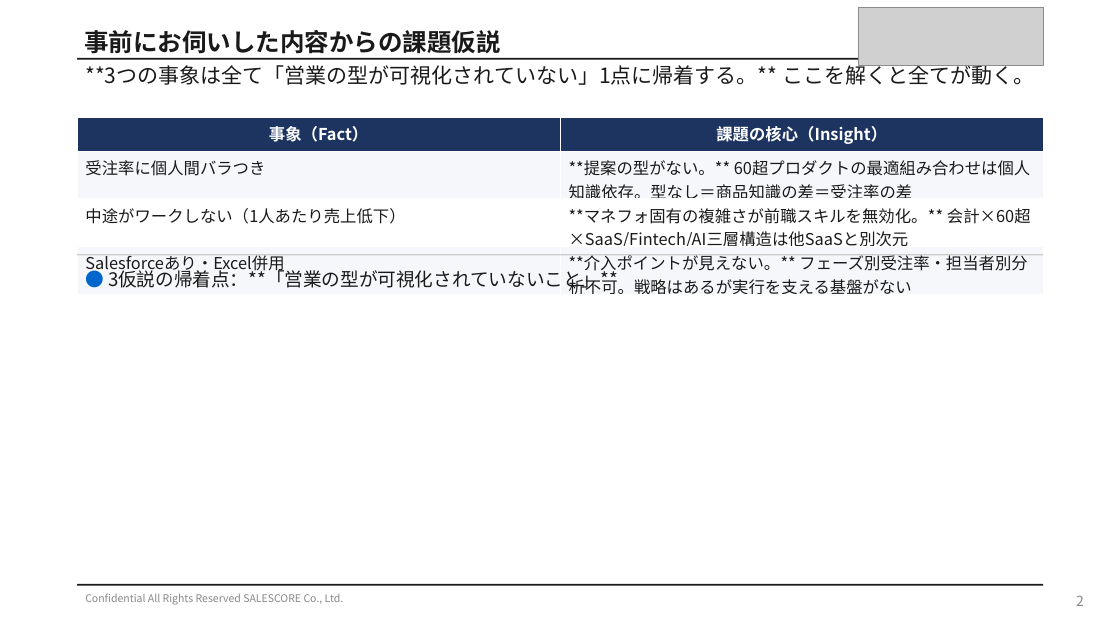
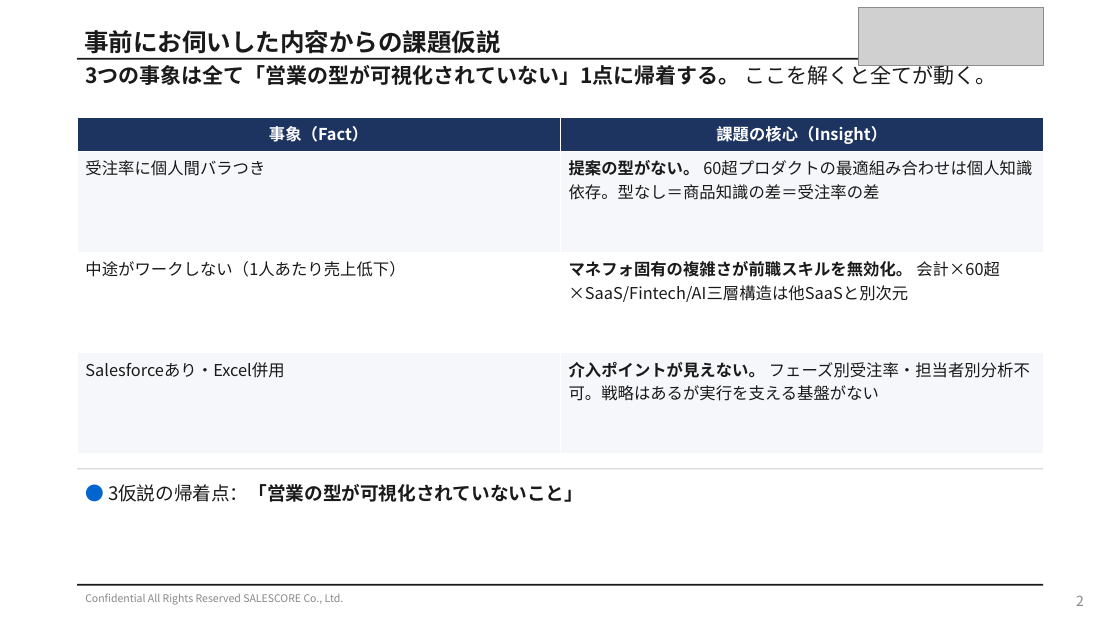
Before and after one commit to shintanagami-netizen/-, a slide deck: slide 2 of slides_p10_p12.pptx. Drawn at 1120x630 pixels with LibreOffice and Linux fonts; fonts in the diff are those of the drawing; grey boxes stand for pictures. Boxes give left, top, right and bottom in pixels: in the first picture for what was removed or moved away, otherwise in the second. Text is boxed around its words. In the diff, an @@ line names an element or a change of style, - is before the commit and + after.

```diff
--- a/slides_p10_p12.pptx
+++ b/slides_p10_p12.pptx
@@ text at [85, 63, 996, 85]: text changed; bold on @@
-**3つの事象は全て「営業の型が可視化されていない」1点に帰着する。** ここを解くと全てが動く。
+3つの事象は全て「営業の型が可視化されていない」1点に帰着する。 ここを解くと全てが動く。
@@ table at [77, 118, 1044, 454] @@
-row 2, column 2: **提案の型がない。** 60超プロダクトの最適組み合わせは個人知識依存。型なし＝商品知識の差＝受注率の差
+row 2, column 2: 提案の型がない。 60超プロダクトの最適組み合わせは個人知識依存。型なし＝商品知識の差＝受注率の差
-row 3, column 2: **マネフォ固有の複雑さが前職スキルを無効化。** 会計×60超×SaaS/Fintech/AI三層構造は他SaaSと別次元
+row 3, column 2: マネフォ固有の複雑さが前職スキルを無効化。 会計×60超×SaaS/Fintech/AI三層構造は他SaaSと別次元
-row 4, column 2: **介入ポイントが見えない。** フェーズ別受注率・担当者別分析不可。戦略はあるが実行を支える基盤がない
+row 4, column 2: 介入ポイントが見えない。 フェーズ別受注率・担当者別分析不可。戦略はあるが実行を支える基盤がない
@@ rectangle: place and size @@
-rectangle at [77, 255, 1044, 255]
+rectangle at [77, 469, 1044, 470]
@@ text at [108, 484, 583, 502]: text changed; bold on @@
-● 3仮説の帰着点：**「営業の型が可視化されていないこと」**
+● 3仮説の帰着点：「営業の型が可視化されていないこと」
```
Also in this commit, not shown: 2 other slides changed, 1 other file.
